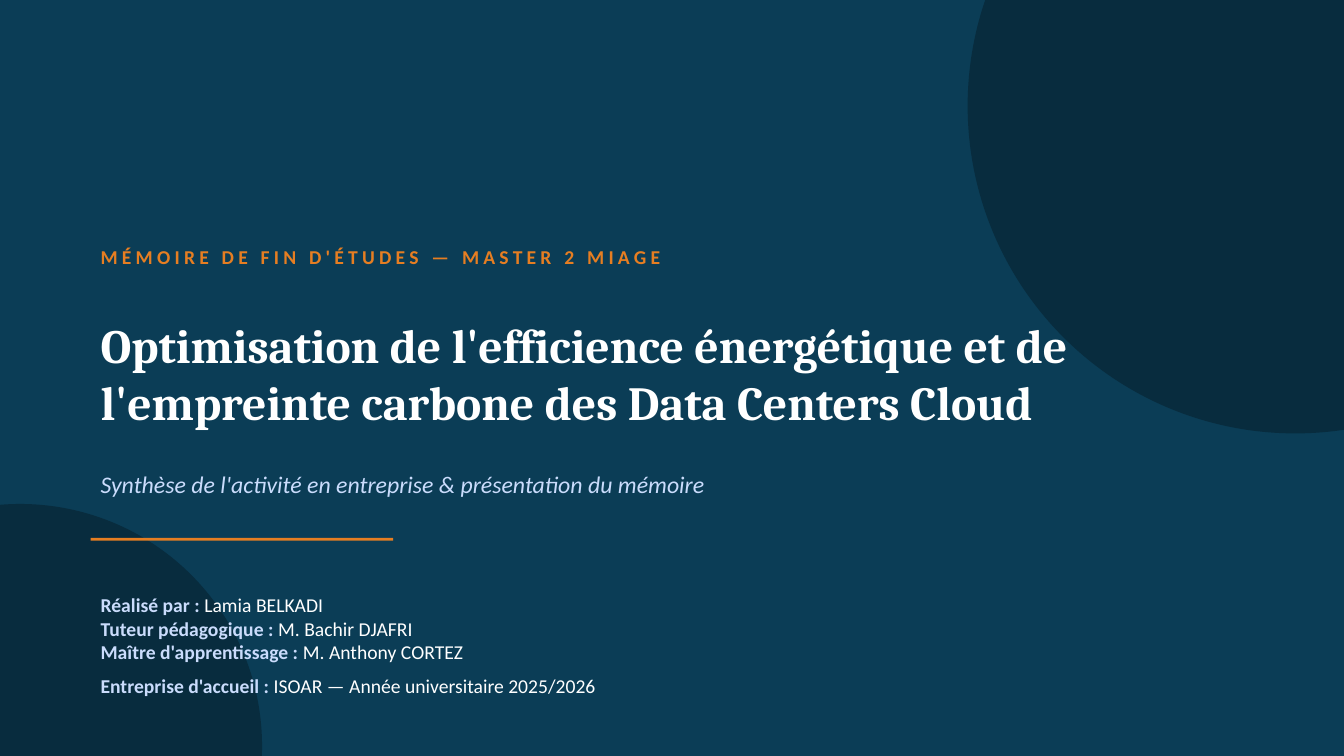
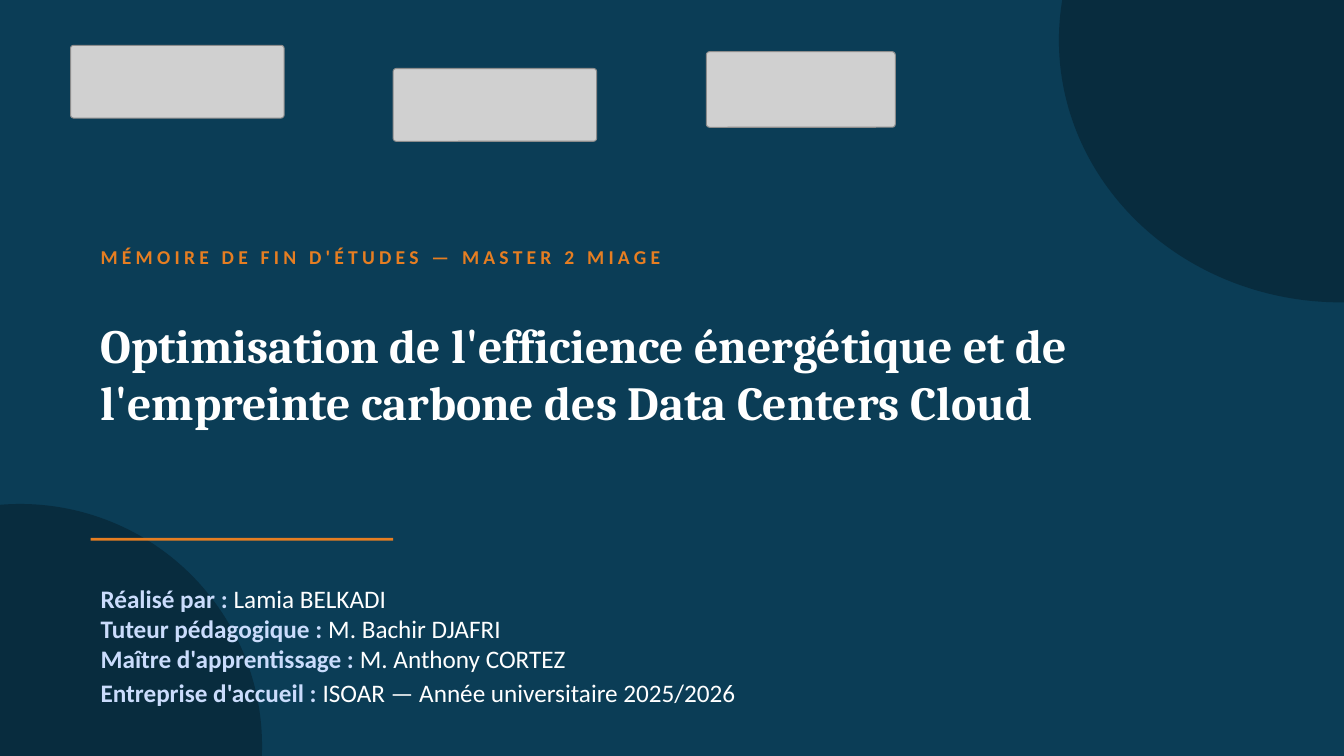
Before and after one commit to lamia-bel/HEAT2VALUE, a slide deck: slide 1 of soutenance/output.pptx. Drawn at 1344x756 pixels with LibreOffice and Linux fonts; fonts in the diff are those of the drawing; grey boxes stand for pictures. Boxes give left, top, right and bottom in pixels: in the first picture for what was removed or moved away, otherwise in the second. Text is boxed around its words. In the diff, an @@ line names an element or a change of style, - is before the commit and + after.

```diff
--- a/soutenance/output.pptx
+++ b/soutenance/output.pptx
@@ ellipse: place and size @@
-ellipse at <box>968,0,1344,434</box>
+ellipse at <box>1060,0,1344,302</box>
@@ picture added at <box>71,45,284,118</box> @@
@@ picture added at <box>707,51,895,127</box> @@
@@ picture added at <box>393,69,597,141</box> @@
@@ text removed at <box>101,476,704,497</box> @@
-Synthèse de l'activité en entreprise & présentation du mémoire
@@ text "Réalisé par : Lamia BELKADI ..." at <box>101,590,735,706</box>: size 14 to 18 pt @@
```
Also in this commit, not shown: 16 other slides changed, 21 other files.
